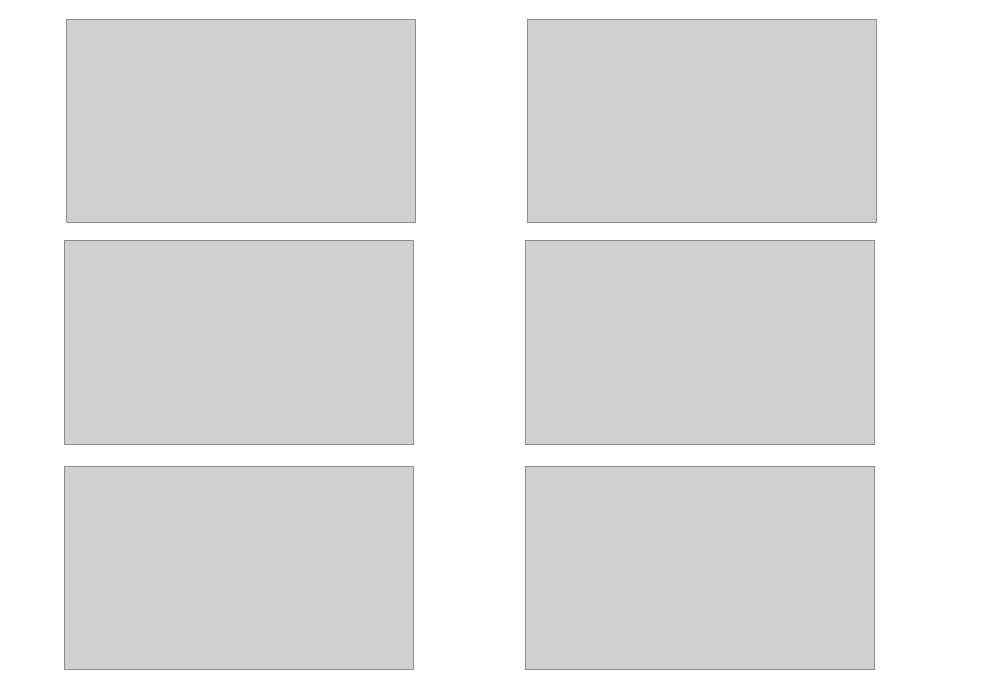
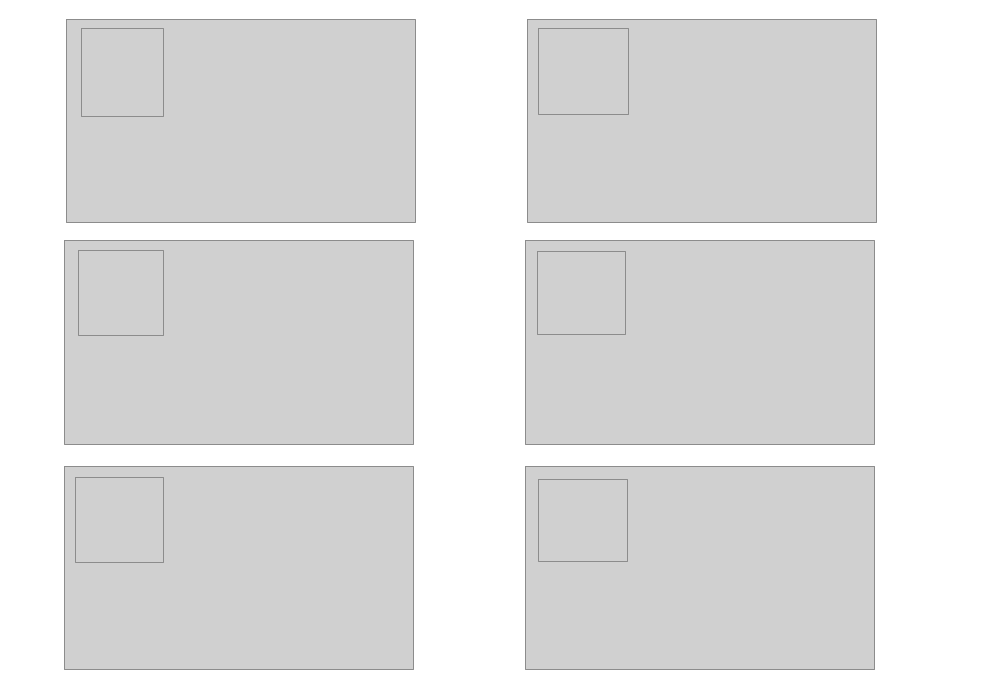
Before and after one commit to pablo-new17/tzuchi, a slide deck: slide 1 of 親子成長班/包容班/密室脫逃/選手卡片.pptx. Drawn at 1008x698 pixels with LibreOffice and Linux fonts; fonts in the diff are those of the drawing; grey boxes stand for pictures. Boxes give left, top, right and bottom in pixels: in the first picture for what was removed or moved away, otherwise in the second. Text is boxed around its words. In the diff, an @@ line names an element or a change of style, - is before the commit and + after.

```diff
--- a/親子成長班/包容班/密室脫逃/選手卡片.pptx
+++ b/親子成長班/包容班/密室脫逃/選手卡片.pptx
@@ picture added at (82,28,163,116) @@
@@ picture added at (539,28,628,114) @@
@@ picture added at (78,250,164,336) @@
@@ picture added at (537,251,625,335) @@
@@ picture added at (76,477,164,563) @@
@@ picture added at (539,479,627,562) @@
```
Also in this commit, not shown: 1 other slide changed, 3 other files.
